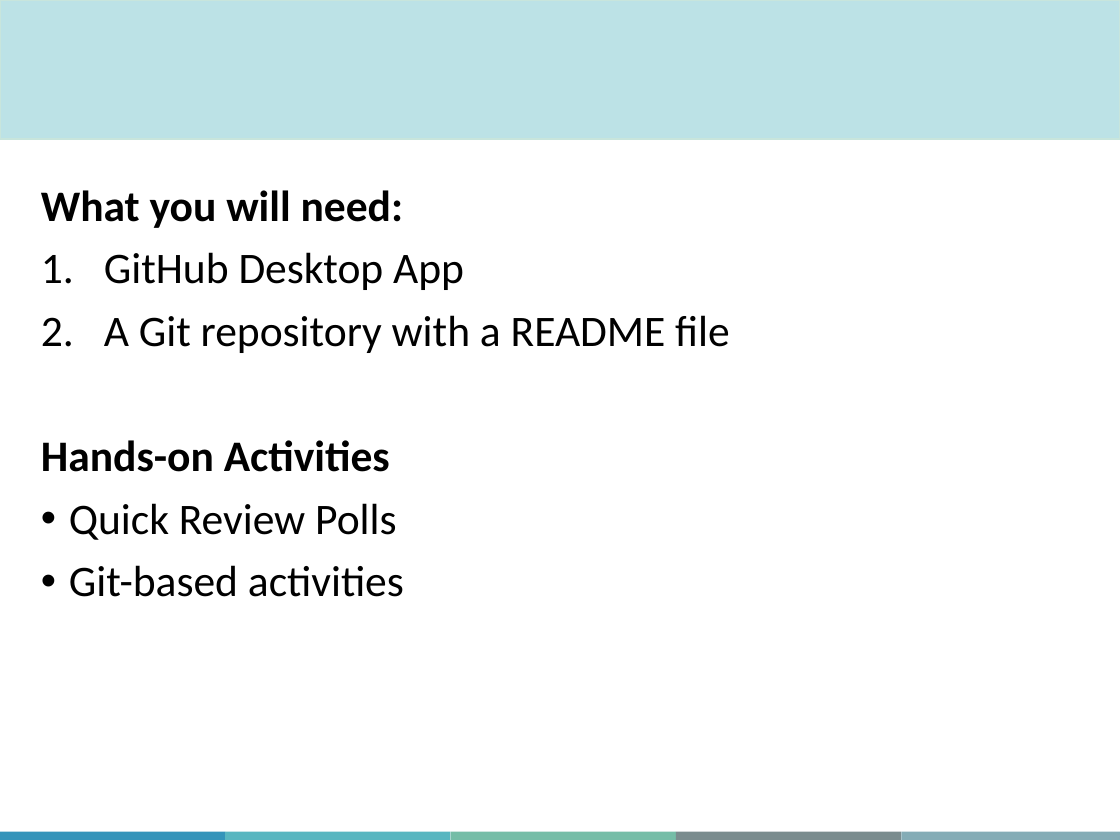
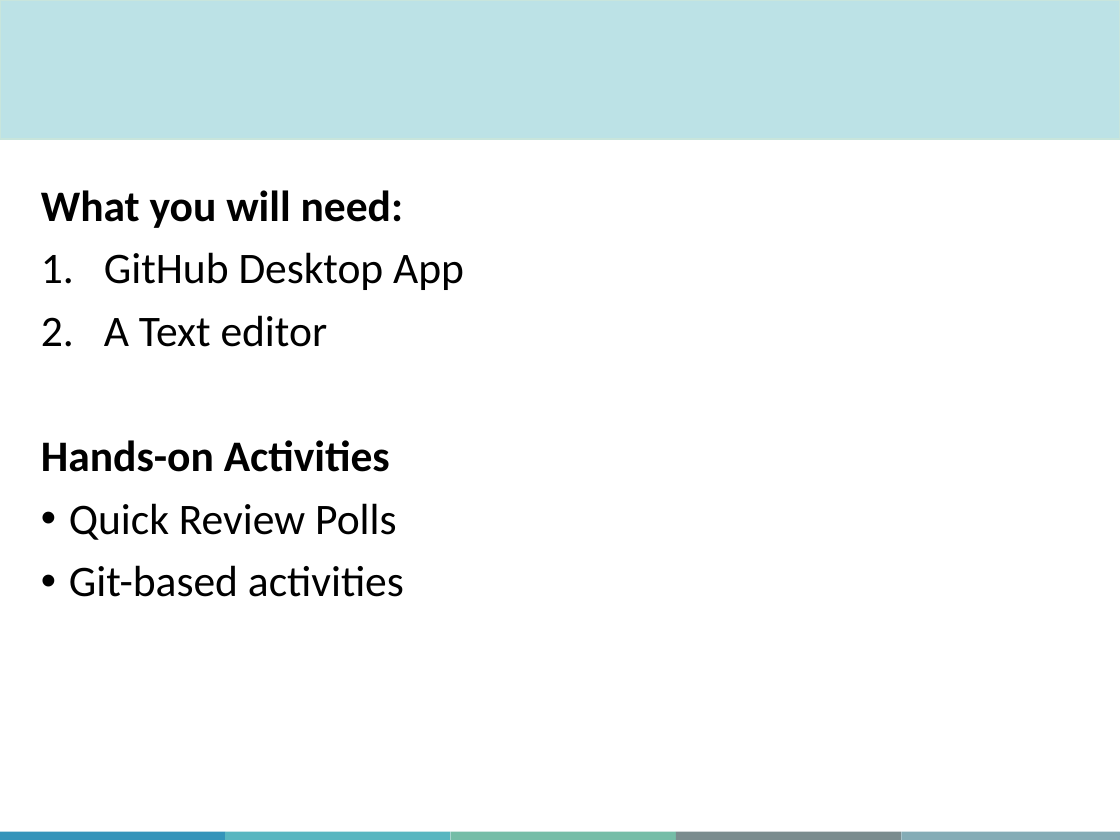
Before and after one commit to aosakwe/MiCM_IntroToGitHub, a slide deck: slide 4 of Slides/MiCM_GitHub_Workshop.pptx. Drawn at 1120x840 pixels with LibreOffice and Linux fonts; fonts in the diff are those of the drawing; background and template pictures are left out. Boxes give left, top, right and bottom in pixels: in the first picture for what was removed or moved away, otherwise in the second. Text is boxed around its words. In the diff, an @@ line names an element or a change of style, - is before the commit and + after.

```diff
--- a/Slides/MiCM_GitHub_Workshop.pptx
+++ b/Slides/MiCM_GitHub_Workshop.pptx
@@ text at <box>104,315,328,347</box>: text changed @@
-2. A Git repository with a README file
+2. A Text editor
```
Also in this commit, not shown: 6 other slides changed, 17 slides added, 3 other files.
